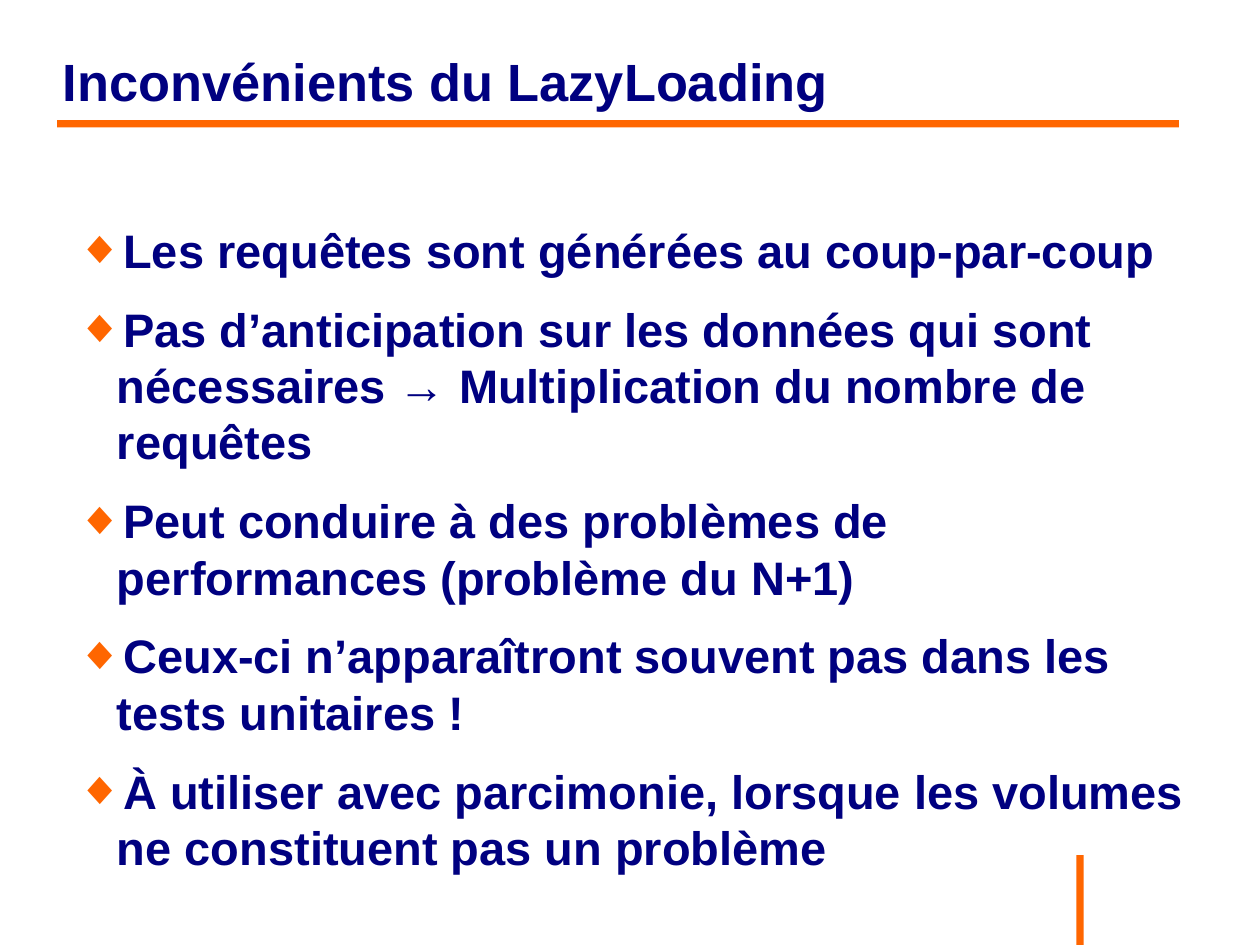
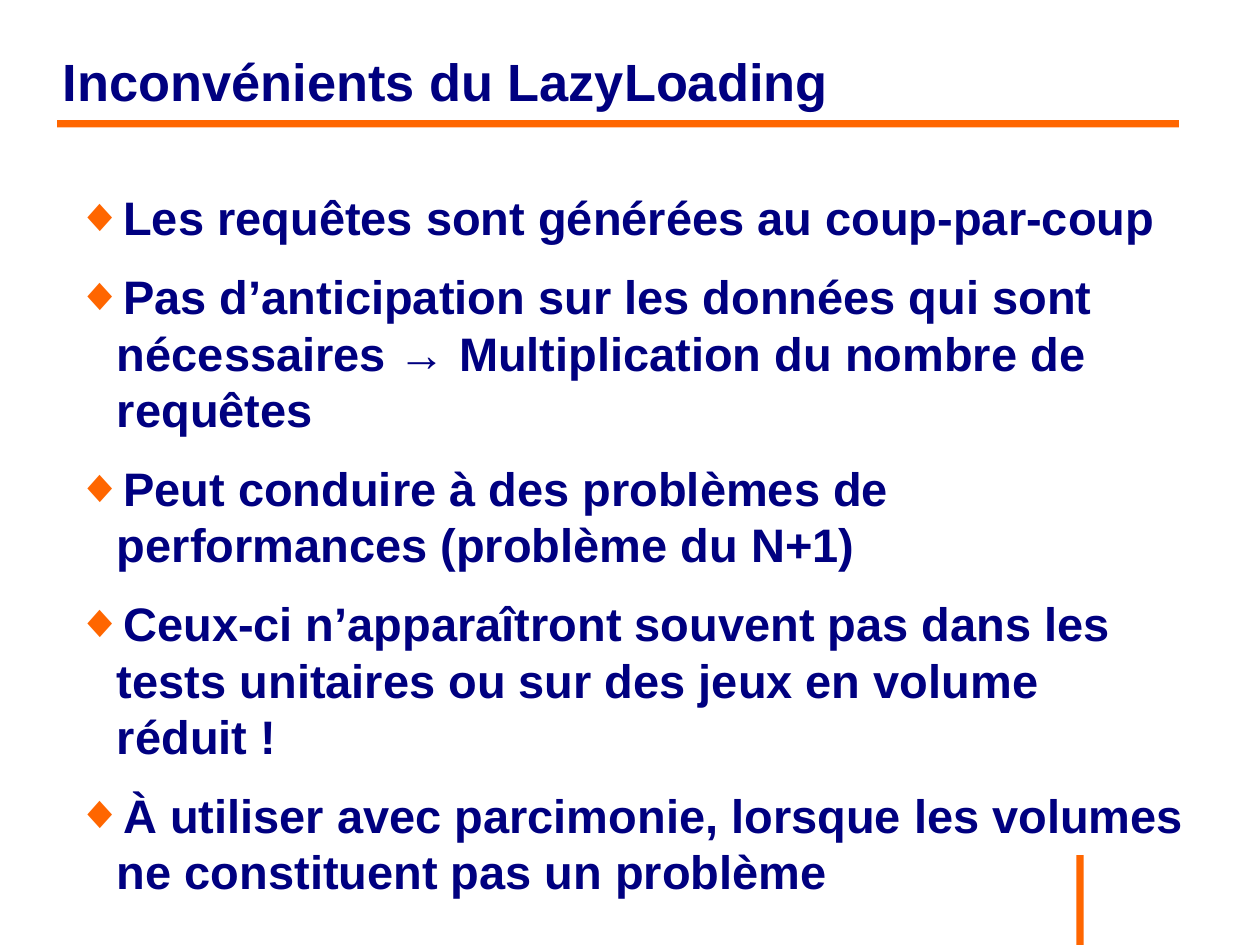
Before and after one commit to philphils/formation-hibernate-basique, a slide deck: slide 105 of Documentation/diapo_formation_hibernate.odp (slide 99 before the commit). Drawn at 1260x945 pixels with LibreOffice and Linux fonts; fonts in the diff are those of the drawing; background and template pictures are left out. Boxes give left, top, right and bottom in pixels: in the first picture for what was removed or moved away, otherwise in the second. Text is boxed around its words. In the diff, an @@ line names an element or a change of style, - is before the commit and + after.

```diff
--- a/Documentation/diapo_formation_hibernate.odp
+++ b/Documentation/diapo_formation_hibernate.odp
@@ text "Les requêtes sont générées au ...": place and size @@
-text "Les requêtes sont générées au ..." at [117,233,1183,874]
+text "Les requêtes sont générées au ..." at [117,200,1183,842]
@@ text at [117,606,1109,755]: text changed @@
-◆ Ceux-ci n’apparaîtront souvent pas dans les tests unitaires !
+◆ Ceux-ci n’apparaîtront souvent pas dans les tests unitaires ou sur des jeux en volume réduit !
```
Also in this commit, not shown: 6 other slides changed, 6 slides added.
